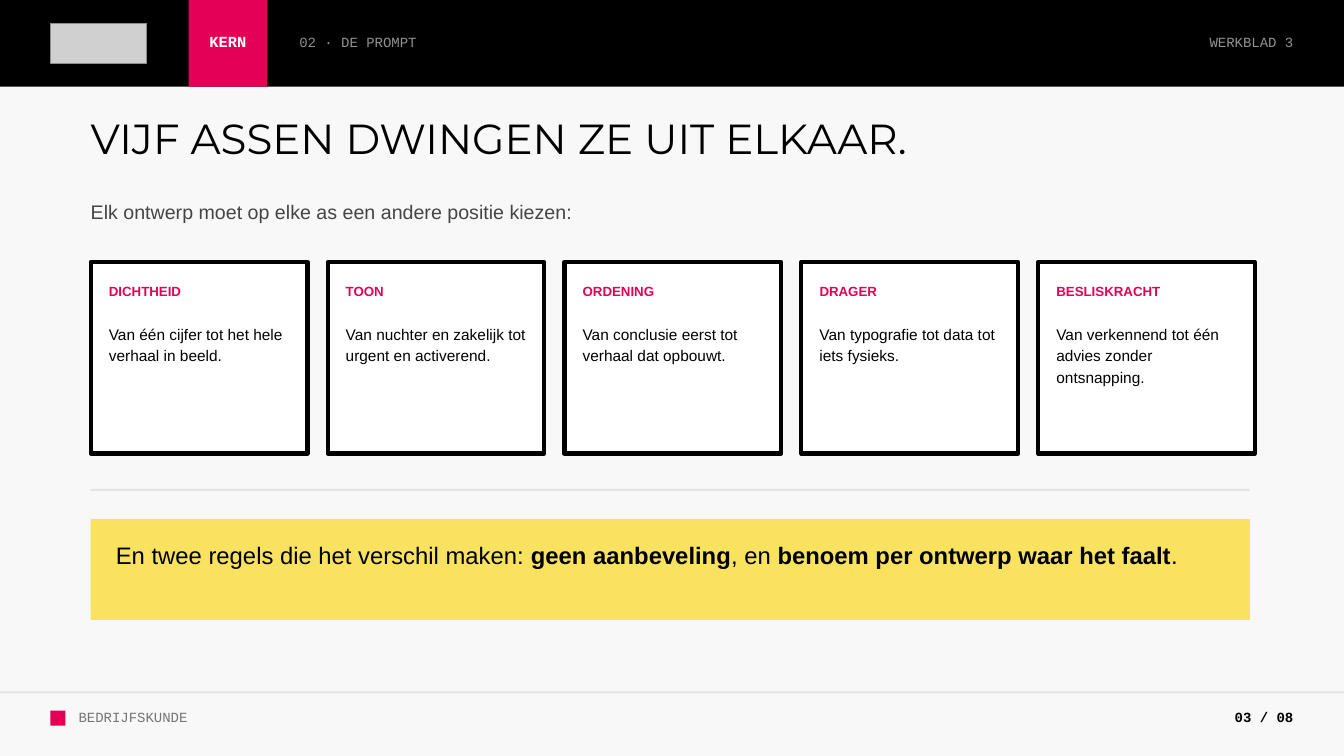
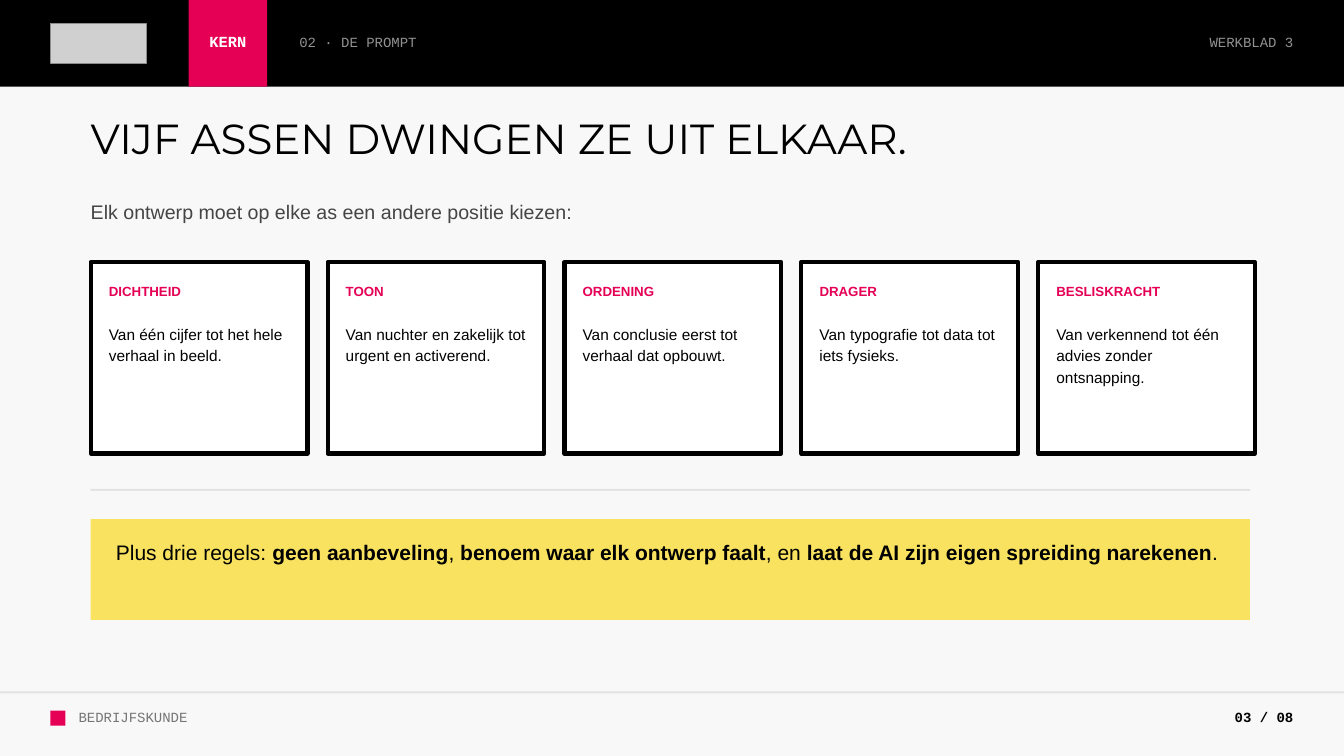
Before and after one commit to hanbedrijfskunde/aod-communicatie-slides, a slide deck: slide 3 of Werkcollege-3-vijf-ontwerpen.pptx. Drawn at 1344x756 pixels with LibreOffice and Linux fonts; fonts in the diff are those of the drawing; grey boxes stand for pictures. Boxes give left, top, right and bottom in pixels: in the first picture for what was removed or moved away, otherwise in the second. Text is boxed around its words. In the diff, an @@ line names an element or a change of style, - is before the commit and + after.

```diff
--- a/Werkcollege-3-vijf-ontwerpen.pptx
+++ b/Werkcollege-3-vijf-ontwerpen.pptx
@@ text at <box>116,544,1218,565</box>: text changed; size 17 to 15 pt @@
-En twee regels die het verschil maken: geen aanbeveling, en benoem per ontwerp waar het faalt.
+Plus drie regels: geen aanbeveling, benoem waar elk ontwerp faalt, en laat de AI zijn eigen spreiding narekenen.
```
Also in this commit, not shown: 6 other files.
